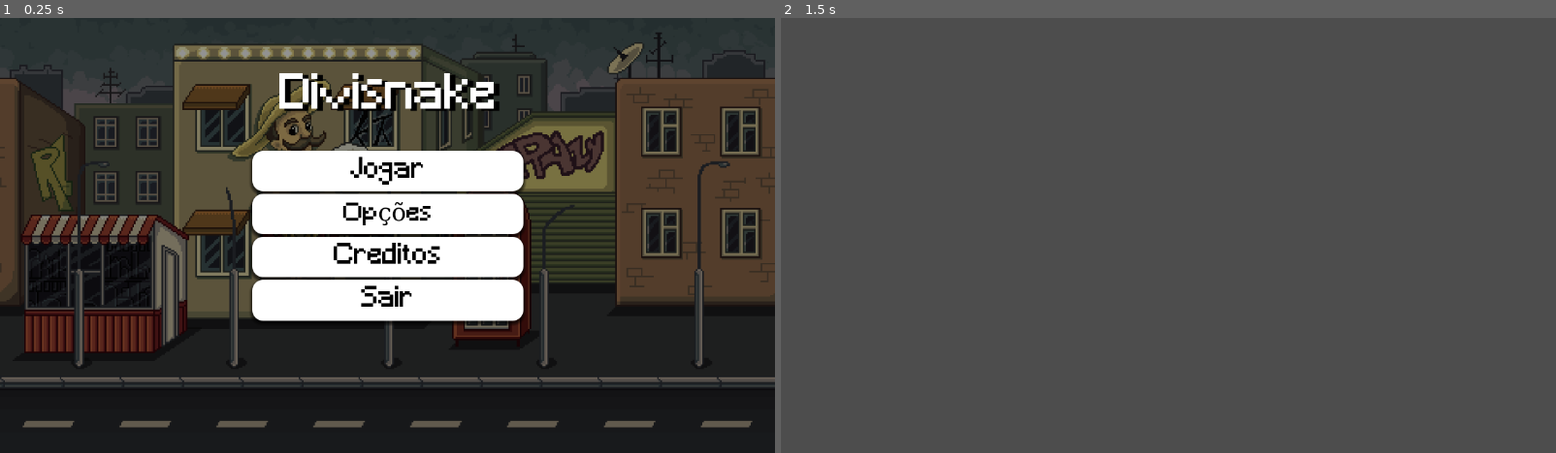
Above: before the commit, frames 1-2 (left to right).
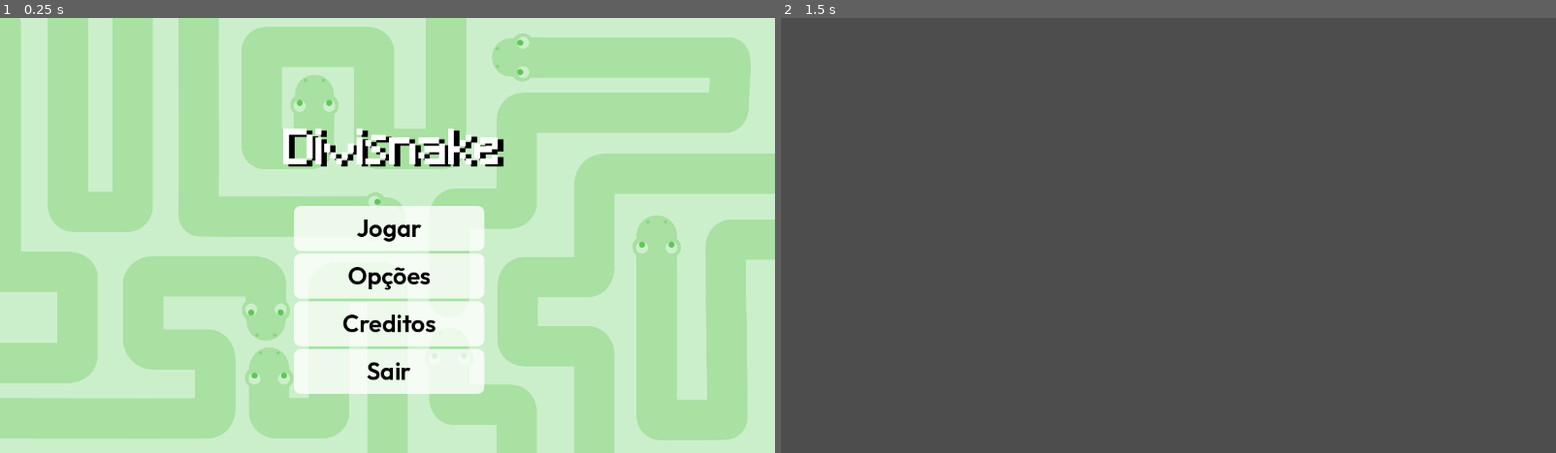
Above: after the commit, the same moments.

Repository: RochaJoaos/divisnake
Game: Godot game, scene res://scenes/Menuinicial.tscn
Same seed, same stepped clock (60 frames per second), same inputs: the game is played once before the commit and once after it.
Inputs:
- Up to frame 1 (0.25 s): no input
- Up to frame 2 (1.5 s): click "Jogar" at 0.5 s; tap Enter at 1.25 s

The runs differ from the first frame. In frame 1, 95% of the frame differs, in the area x 0-100%, y 0-100%; in frame 2, nothing differs.

Commit message:
estilo do menu inicial

Diff:
--- a/scenes/Menuinicial.tscn
+++ b/scenes/Menuinicial.tscn
@@ -1,15 +1,33 @@
-[gd_scene load_steps=8 format=3 uid="uid://b7bv4apf7s0ya"]
+[gd_scene load_steps=10 format=3 uid="uid://b7bv4apf7s0ya"]
 
 [ext_resource type="FontFile" uid="uid://dprtji2yhm160" path="res://assets/fonts/Minecraft.ttf" id="1_136tr"]
-[ext_resource type="Texture2D" uid="uid://dkvrjr7lhoq5x" path="res://assets/Backgroundteste1.png" id="1_cknpx"]
 [ext_resource type="Script" uid="uid://dgsdhof8wwhoy" path="res://scenes/MenuInicial.gd" id="1_nf3a5"]
+[ext_resource type="Texture2D" uid="uid://b5sjirsaji6ta" path="res://assets/sprites/background/menu-bg.jpg" id="2_ke030"]
+[ext_resource type="FontFile" uid="uid://cjkpfcnokcvo" path="res://assets/fonts/outfit/Outfit-SemiBold.ttf" id="3_ke030"]
 
 [sub_resource type="StyleBoxTexture" id="StyleBoxTexture_nf3a5"]
-texture = ExtResource("1_cknpx")
-modulate_color = Color(0.572988, 0.572988, 0.572988, 1)
+texture = ExtResource("2_ke030")
+modulate_color = Color(0.93845, 0.93845, 0.93845, 1)
 
 [sub_resource type="StyleBoxFlat" id="StyleBoxFlat_cknpx"]
+bg_color = Color(1, 1, 1, 0.780392)
+corner_radius_top_left = 10
+corner_radius_top_right = 10
+corner_radius_bottom_right = 10
+corner_radius_bottom_left = 10
+shadow_color = Color(0, 0, 0, 0)
+shadow_size = 5
+shadow_offset = Vector2(0, 3.41)
+
+[sub_resource type="StyleBoxFlat" id="StyleBoxFlat_ttywu"]
 bg_color = Color(1, 1, 1, 1)
+corner_radius_top_left = 10
+corner_radius_top_right = 10
+corner_radius_bottom_right = 10
+corner_radius_bottom_left = 10
+
+[sub_resource type="StyleBoxFlat" id="StyleBoxFlat_n2bgl"]
+bg_color = Color(0.929412, 0.0901961, 0.133333, 1)
 corner_radius_top_left = 16
 corner_radius_top_right = 16
 corner_radius_bottom_right = 16
@@ -18,20 +36,12 @@
 shadow_offset = Vector2(0, 3.41)
 
 [sub_resource type="StyleBoxFlat" id="StyleBoxFlat_ke030"]
-bg_color = Color(0.0313726, 0.823529, 0.176471, 1)
-corner_radius_top_left = 16
-corner_radius_top_right = 16
-corner_radius_bottom_right = 16
-corner_radius_bottom_left = 16
-shadow_size = 5
-shadow_offset = Vector2(0, 3.41)
-
-[sub_resource type="StyleBoxFlat" id="StyleBoxFlat_n2bgl"]
-bg_color = Color(0.929412, 0.0901961, 0.133333, 1)
-corner_radius_top_left = 16
-corner_radius_top_right = 16
-corner_radius_bottom_right = 16
-corner_radius_bottom_left = 16
+bg_color = Color(1, 1, 1, 1)
+corner_radius_top_left = 10
+corner_radius_top_right = 10
+corner_radius_bottom_right = 10
+corner_radius_bottom_left = 10
+shadow_color = Color(0, 0, 0, 0.00392157)
 shadow_size = 5
 shadow_offset = Vector2(0, 3.41)
 
@@ -55,15 +65,15 @@
 
 [node name="VBoxContainer" type="VBoxContainer" parent="."]
 layout_mode = 1
-anchors_preset = 8
-anchor_left = 0.5
+anchors_preset = -1
+anchor_left = 0.455
 anchor_top = 0.5
-anchor_right = 0.5
+anchor_right = 0.455
 anchor_bottom = 0.5
-offset_left = -201.5
-offset_top = -126.5
-offset_right = 201.5
-offset_bottom = 126.5
+offset_left = -87.16
+offset_top = -44.0
+offset_right = 195.84
+offset_bottom = 236.0
 grow_horizontal = 2
 grow_vertical = 2
 
@@ -74,10 +84,10 @@
 theme_override_colors/font_color = Color(0, 0, 0, 1)
 theme_override_colors/font_focus_color = Color(0, 0, 0, 1)
 theme_override_colors/font_pressed_color = Color(0, 0, 0, 1)
-theme_override_fonts/font = ExtResource("1_136tr")
-theme_override_font_sizes/font_size = 40
+theme_override_fonts/font = ExtResource("3_ke030")
+theme_override_font_sizes/font_size = 36
 theme_override_styles/focus = SubResource("StyleBoxFlat_cknpx")
-theme_override_styles/hover = SubResource("StyleBoxFlat_ke030")
+theme_override_styles/hover = SubResource("StyleBoxFlat_ttywu")
 theme_override_styles/pressed = SubResource("StyleBoxFlat_n2bgl")
 theme_override_styles/normal = SubResource("StyleBoxFlat_cknpx")
 text = "Jogar
@@ -90,7 +100,7 @@
 theme_override_colors/font_color = Color(0, 0, 0, 1)
 theme_override_colors/font_focus_color = Color(0, 0, 0, 1)
 theme_override_colors/font_pressed_color = Color(0, 0, 0, 1)
-theme_override_fonts/font = ExtResource("1_136tr")
+theme_override_fonts/font = ExtResource("3_ke030")
 theme_override_font_sizes/font_size = 36
 theme_override_styles/focus = SubResource("StyleBoxFlat_cknpx")
 theme_override_styles/hover = SubResource("StyleBoxFlat_ke030")
@@ -105,8 +115,8 @@
 theme_override_colors/font_color = Color(0, 0, 0, 1)
 theme_override_colors/font_focus_color = Color(0, 0, 0, 1)
 theme_override_colors/font_pressed_color = Color(0, 0, 0, 1)
-theme_override_fonts/font = ExtResource("1_136tr")
-theme_override_font_sizes/font_size = 40
+theme_override_fonts/font = ExtResource("3_ke030")
+theme_override_font_sizes/font_size = 36
 theme_override_styles/focus = SubResource("StyleBoxFlat_cknpx")
 theme_override_styles/hover = SubResource("StyleBoxFlat_ke030")
 theme_override_styles/pressed = SubResource("StyleBoxFlat_n2bgl")
@@ -120,8 +130,8 @@
 theme_override_colors/font_color = Color(0, 0, 0, 1)
 theme_override_colors/font_focus_color = Color(0, 0, 0, 1)
 theme_override_colors/font_pressed_color = Color(0, 0, 0, 1)
-theme_override_fonts/font = ExtResource("1_136tr")
-theme_override_font_sizes/font_size = 40
+theme_override_fonts/font = ExtResource("3_ke030")
+theme_override_font_sizes/font_size = 36
 theme_override_styles/focus = SubResource("StyleBoxFlat_cknpx")
 theme_override_styles/hover = SubResource("StyleBoxFlat_ke030")
 theme_override_styles/pressed = SubResource("StyleBoxFlat_n2bgl")
@@ -135,10 +145,10 @@
 anchor_top = 0.181
 anchor_right = 0.5
 anchor_bottom = 0.181
-offset_left = -161.0
-offset_top = -35.288
-offset_right = 163.0
-offset_bottom = 35.712
+offset_left = -155.0
+offset_top = 47.712
+offset_right = 169.0
+offset_bottom = 118.712
 grow_horizontal = 2
 grow_vertical = 2
 theme_override_colors/font_shadow_color = Color(0, 0, 0, 1)
Binary file removed: assets/Backgroundteste1.png
Binary file added: assets/fonts/outfit/Outfit-Bold.ttf
Not shown, added: assets/fonts/outfit/Outfit-Bold.ttf.import
Binary file added: assets/fonts/outfit/Outfit-ExtraBold.ttf
Not shown, added: assets/fonts/outfit/Outfit-ExtraBold.ttf.import
Binary file added: assets/fonts/outfit/Outfit-ExtraLight.ttf
Not shown, added: assets/fonts/outfit/Outfit-ExtraLight.ttf.import
Binary file added: assets/fonts/outfit/Outfit-Medium.ttf
Not shown, added: assets/fonts/outfit/Outfit-Medium.ttf.import
Binary file added: assets/fonts/outfit/Outfit-Regular.ttf
Not shown, added: assets/fonts/outfit/Outfit-Regular.ttf.import
Binary file added: assets/fonts/outfit/Outfit-SemiBold.ttf
(and 5 more such lines)
